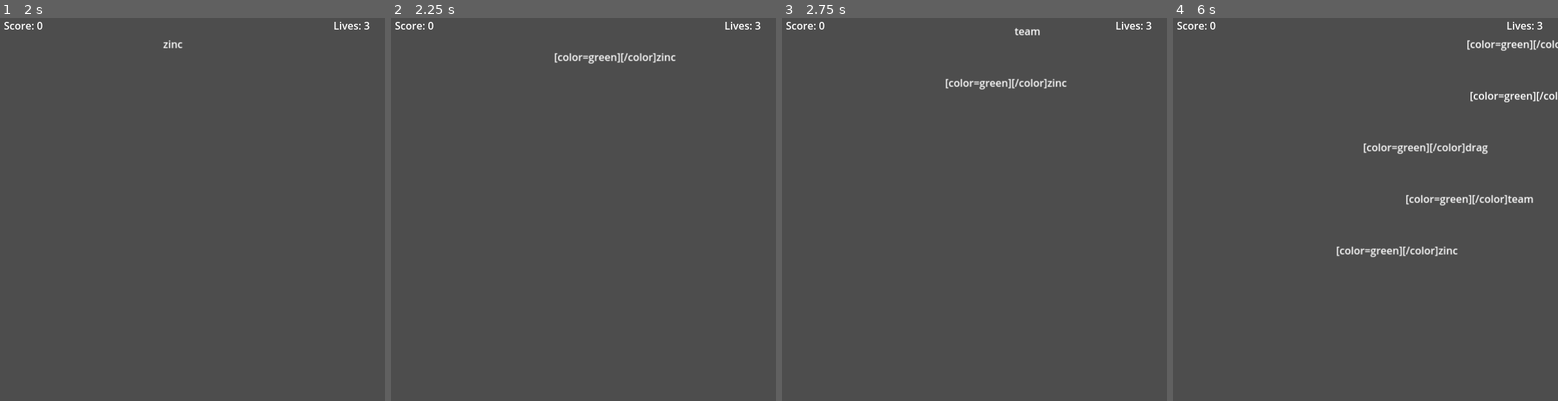
Above: before the commit, frames 1-4 (left to right).
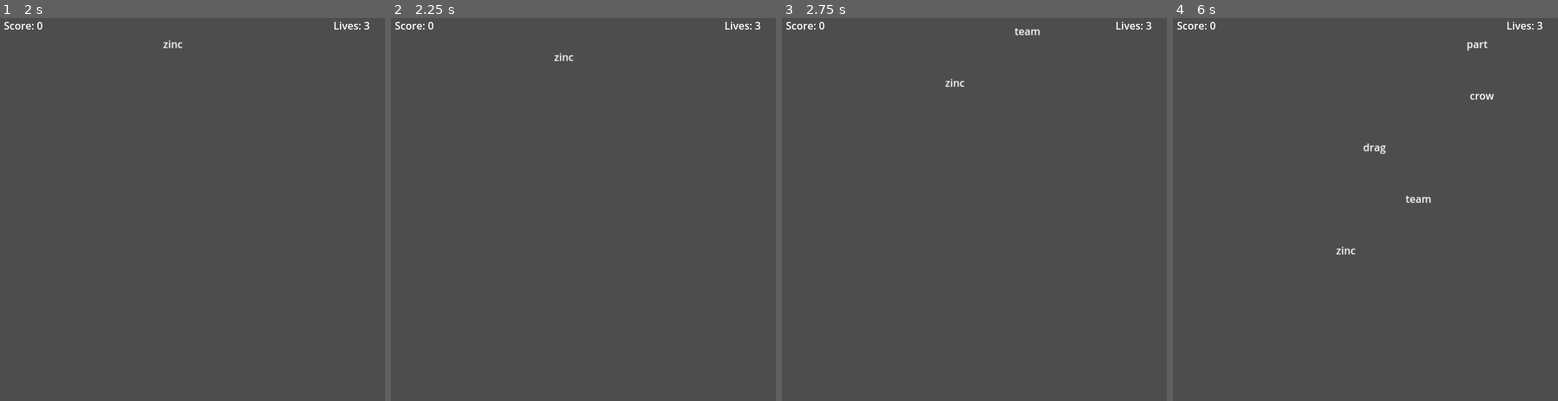
Above: after the commit, the same moments.

Repository: Sneakyweasel90/TypeDropper_Godot
Game: Godot game, scene res://MainMenu.tscn
The game is run twice, just before and just after one commit, with the same random seed, the same clock (stepped at 60 frames per second) and the same inputs.
Inputs:
- Up to frame 1 (2 s): click "Easy" at 0.5 s; tap Enter at 1.25 s; tap Backspace at 1.35 s
- Up to frame 2 (2.25 s): tap Space at 2 s; tap Backspace at 2.1 s
- Up to frame 3 (2.75 s): no input
- Up to frame 4 (6 s): tap Backspace every 0.75 s from 2.85 to 5.85 s

Frame 1 is identical in both runs. In frame 2, 0.4% of the frame differs, in the area x 42-74%, y 9-12%; in frame 3, 0.4%; in frame 4, 1.9%, in the area x 42-100%, y 5-63%.

Commit message:
added red and green letters for typing

Diff:
--- a/type-dropper/FallingWord.gd
+++ b/type-dropper/FallingWord.gd
@@ -3,12 +3,12 @@
 @export var speed: float = 80
 var word: String = ""
 var typed_length: int = 0
-
+var wrong_index: int = -1
 var label: RichTextLabel
 
 func _ready():
 	label = RichTextLabel.new()
-	label.bbcode_enabled = false
+	label.bbcode_enabled = true
 	label.text = word
 	label.custom_minimum_size = Vector2(200, 30)
 	label.scroll_active = false
@@ -24,10 +24,13 @@
 
 func check_word(input_text: String) -> bool:
 	typed_length = 0
+	wrong_index = -1
+
 	for i in range(min(input_text.length(), word.length())):
 		if input_text[i] == word[i].to_lower():
 			typed_length += 1
 		else:
+			wrong_index = i
 			break
 
 	update_label_color()
@@ -38,6 +41,16 @@
 	return false
 
 func update_label_color():
-	var correct = word.substr(0, typed_length)
-	var remaining = word.substr(typed_length, word.length() - typed_length)
-	label.bbcode_text = "[color=green]%s[/color]%s" % [correct, remaining]
+	var correct_text = word.substr(0, typed_length)
+	var wrong_text = ""
+	var remaining_text = ""
+
+	if wrong_index >= 0:
+		wrong_text = word[wrong_index]
+		if word.length() > wrong_index + 1:
+			remaining_text = word.substr(wrong_index + 1, word.length() - wrong_index - 1)
+	else:
+		if word.length() > typed_length:
+			remaining_text = word.substr(typed_length, word.length() - typed_length)
+
+	label.bbcode_text = "[color=green]%s[/color][color=red]%s[/color][color=white]%s[/color]" % [correct_text, wrong_text, remaining_text]
--- a/type-dropper/Typedropper.gd
+++ b/type-dropper/Typedropper.gd
@@ -38,7 +38,7 @@
 		if cleaned != "":
 			words.append(cleaned)
 
-	print("Loaded words:", words)
+	#print("Loaded words:", words)
 
 func _input(event):
 	if event is InputEventKey and event.pressed:
